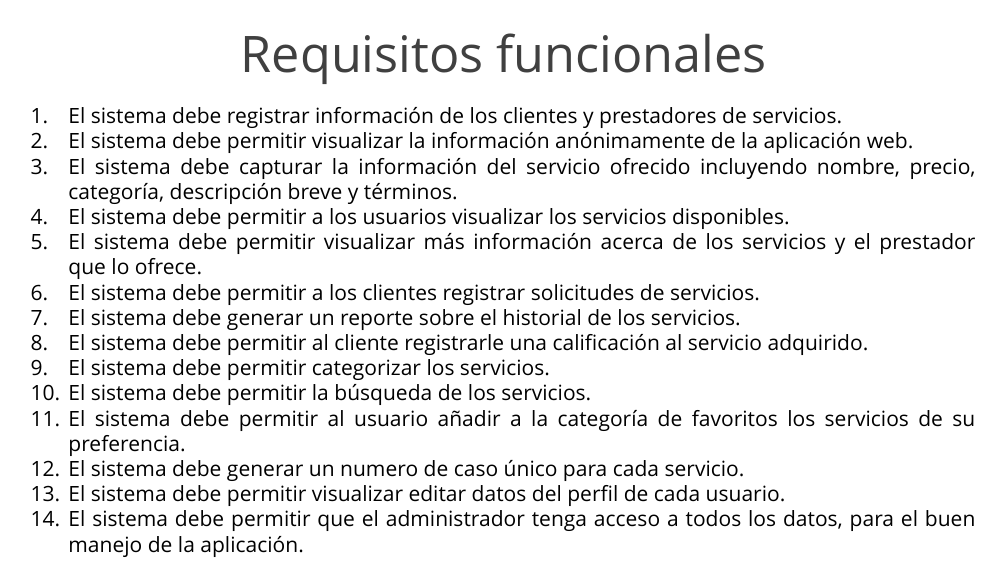
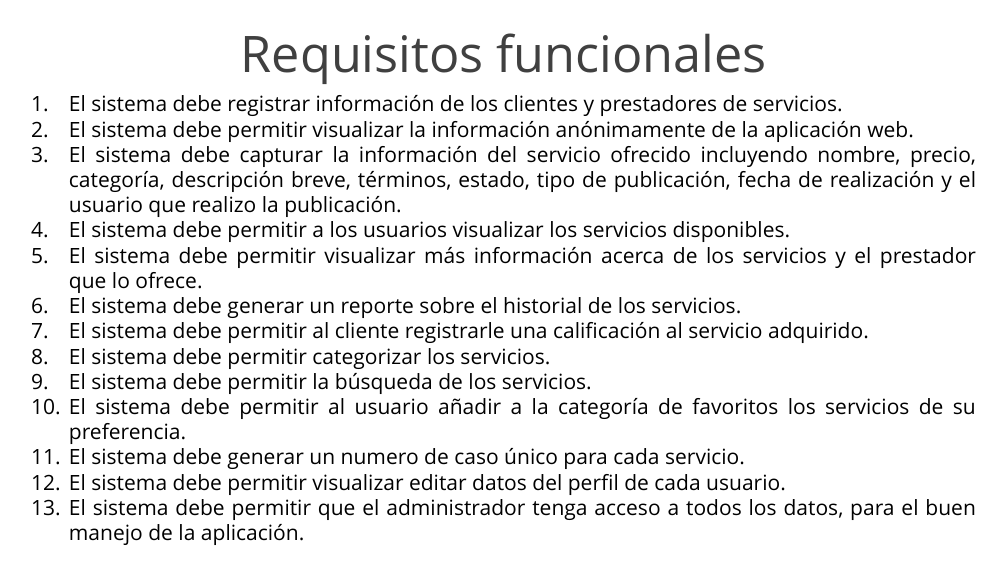
Before and after one commit to yeseniaquejada/SERVICE_MARKET, a slide deck: slide 10 of PROYECTO FORMATIVO.pptx. Drawn at 1008x567 pixels with LibreOffice and Linux fonts; fonts in the diff are those of the drawing; background and template pictures are left out. Boxes give left, top, right and bottom in pixels: in the first picture for what was removed or moved away, otherwise in the second. Text is boxed around its words. In the diff, an @@ line names an element or a change of style, - is before the commit and + after.

```diff
--- a/PROYECTO FORMATIVO.pptx
+++ b/PROYECTO FORMATIVO.pptx
@@ text "El sistema debe registrar información ...": place and size @@
-text "El sistema debe registrar información ..." at <box>68,107,976,557</box>
+text "El sistema debe registrar información ..." at <box>69,95,976,545</box>
@@ text at <box>69,146,976,217</box>: text changed @@
-3. El sistema debe capturar la información del servicio ofrecido incluyendo nombre, precio, categoría, descripción breve y términos.
+3. El sistema debe capturar la información del servicio ofrecido incluyendo nombre, precio, categoría, descripción breve, términos, estado, tipo de publicación, fecha de realización y el usuario que realizo la publicación.
@@ text at <box>68,284,760,305</box>: paragraph removed @@
-6. El sistema debe permitir a los clientes registrar solicitudes de servicios.
```
Also in this commit, not shown: 6 other slides changed, 2 slides removed, 31 other files.
